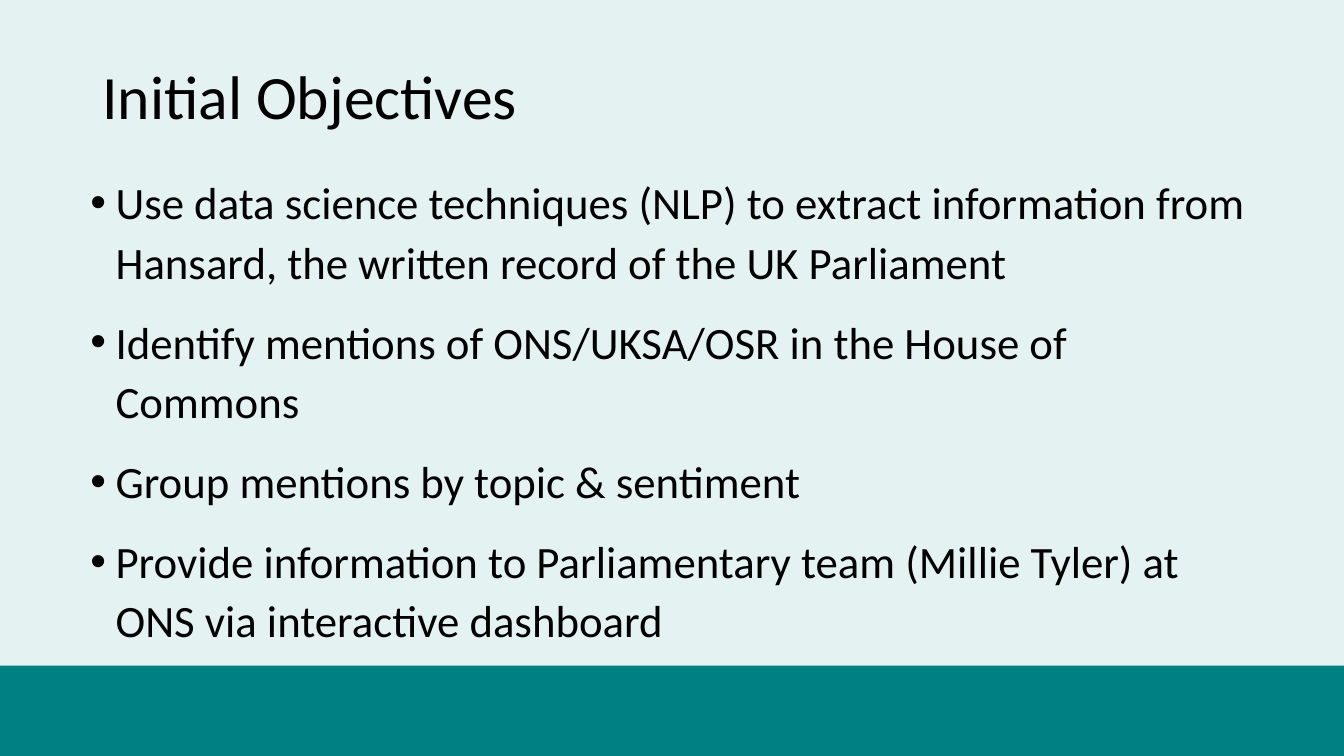
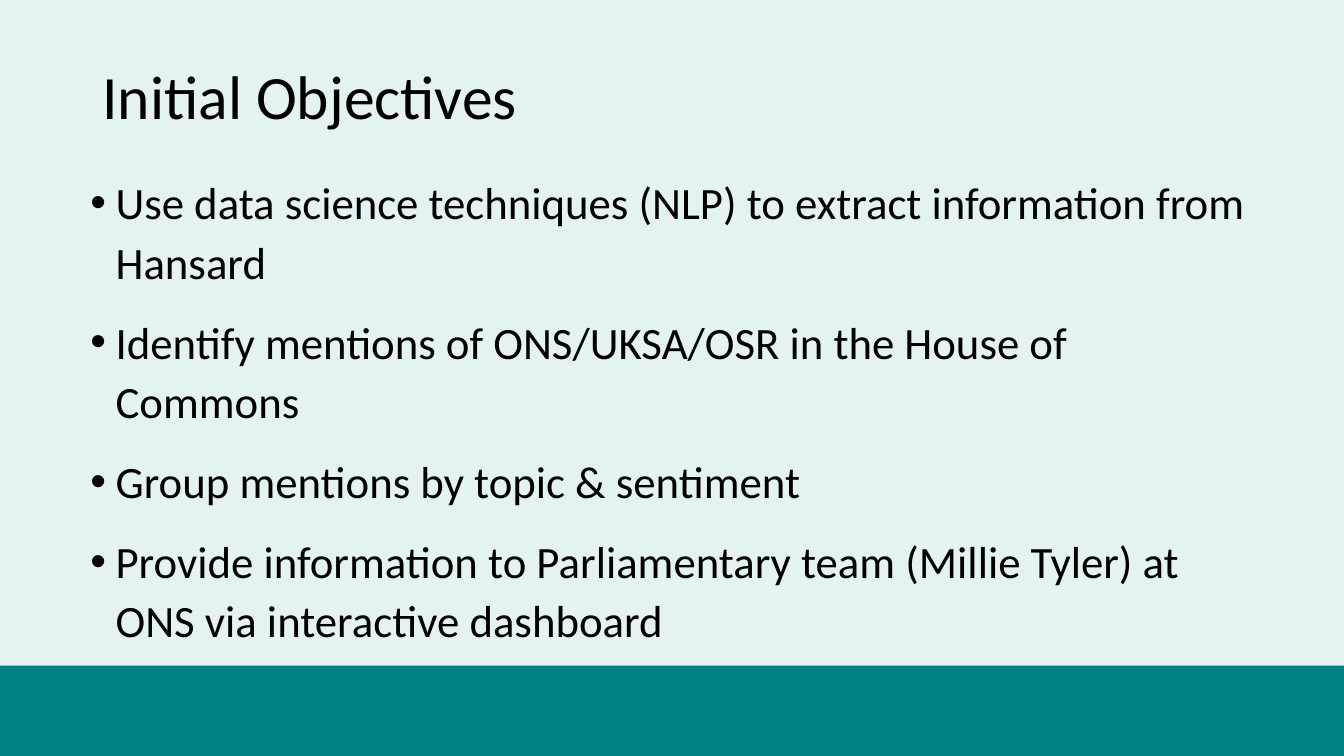
Before and after one commit to datasciencecampus/uk-parliament-stats, a slide deck: slide 2 of user-engagement/impact-task-and-finish-group--project-summary.pptx. Drawn at 1344x756 pixels with LibreOffice and Linux fonts; fonts in the diff are those of the drawing; background and template pictures are left out. Boxes give left, top, right and bottom in pixels: in the first picture for what was removed or moved away, otherwise in the second. Text is boxed around its words. In the diff, an @@ line names an element or a change of style, - is before the commit and + after.

Commit message:
minor edit on slide 2

```diff
--- a/user-engagement/impact-task-and-finish-group--project-summary.pptx
+++ b/user-engagement/impact-task-and-finish-group--project-summary.pptx
@@ text at (x1=116, y1=186, x2=1244, y2=280): text changed @@
-• Use data science techniques (NLP) to extract information from Hansard, the written record of the UK Parliament
+• Use data science techniques (NLP) to extract information from Hansard
```
